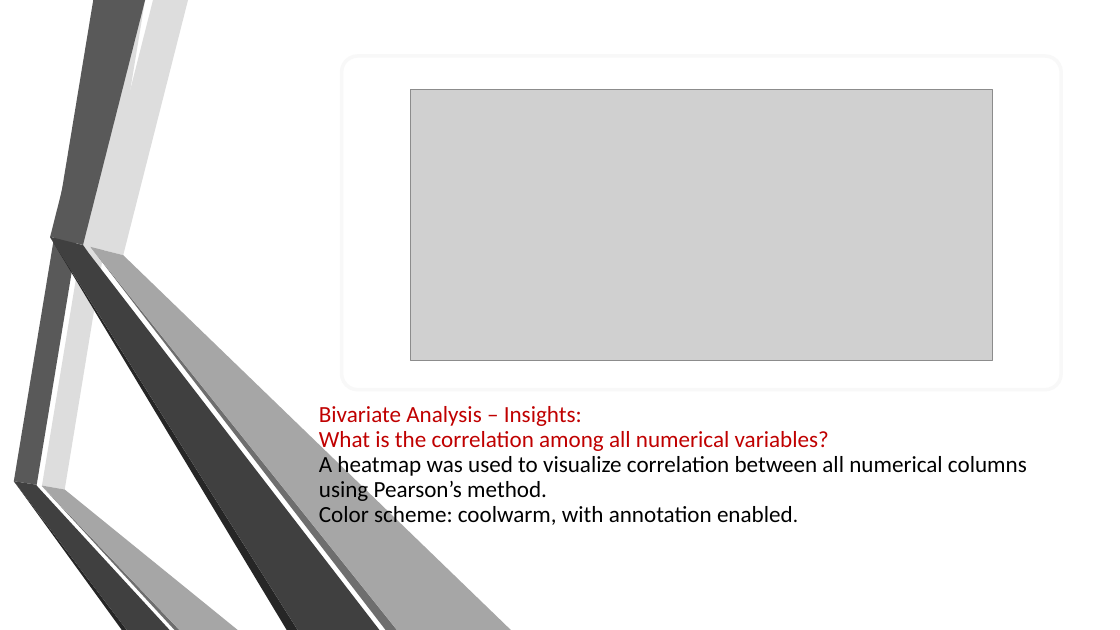
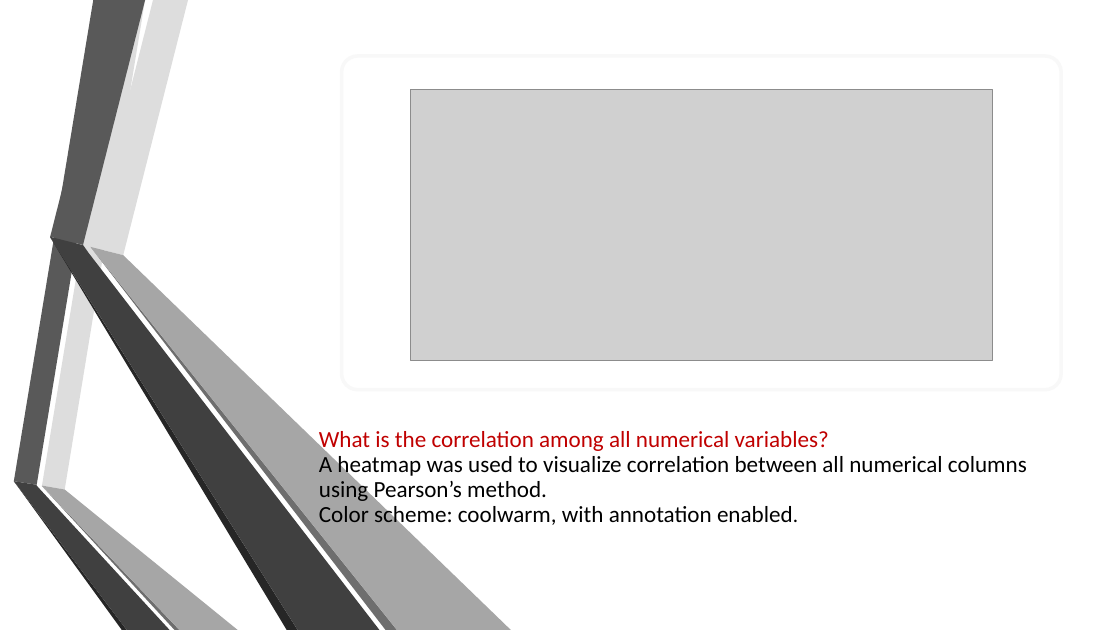
Before and after one commit to mariam530/supply-chain-project, a slide deck: slide 30 of New Microsoft PowerPoint Presentation.pptx (slide 28 before the commit). Drawn at 1120x630 pixels with LibreOffice and Linux fonts; fonts in the diff are those of the drawing; grey boxes stand for pictures; background and template pictures are left out. Boxes give left, top, right and bottom in pixels: in the first picture for what was removed or moved away, otherwise in the second. Text is boxed around its words. In the diff, an @@ line names an element or a change of style, - is before the commit and + after.

```diff
--- a/New Microsoft PowerPoint Presentation.pptx
+++ b/New Microsoft PowerPoint Presentation.pptx
@@ title at [319,431,1027,528]: text changed @@
-Bivariate Analysis – Insights:
-What is the correlation among all numerical variables?
-A heatmap was used to visualize correlation between all numerical columns using Pearson’s method.
-Color scheme: coolwarm, with annotation enabled.
+What is the correlation among all numerical variables?
+A heatmap was used to visualize correlation between all numerical columns using Pearson’s method.
+Color scheme: coolwarm, with annotation enabled.
```
Also in this commit, not shown: 1 other slide changed, 3 slides added, 1 other file.
